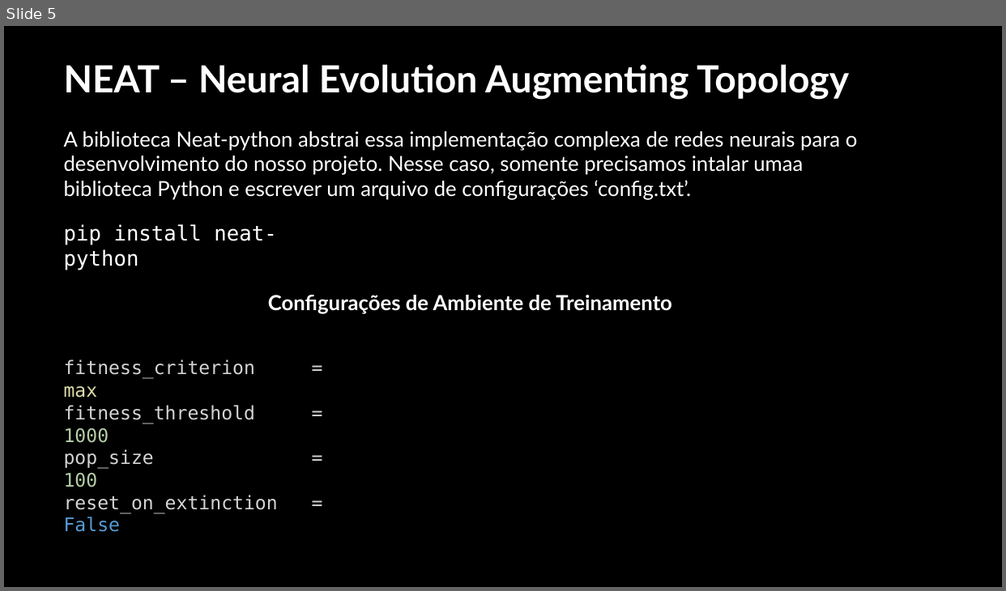
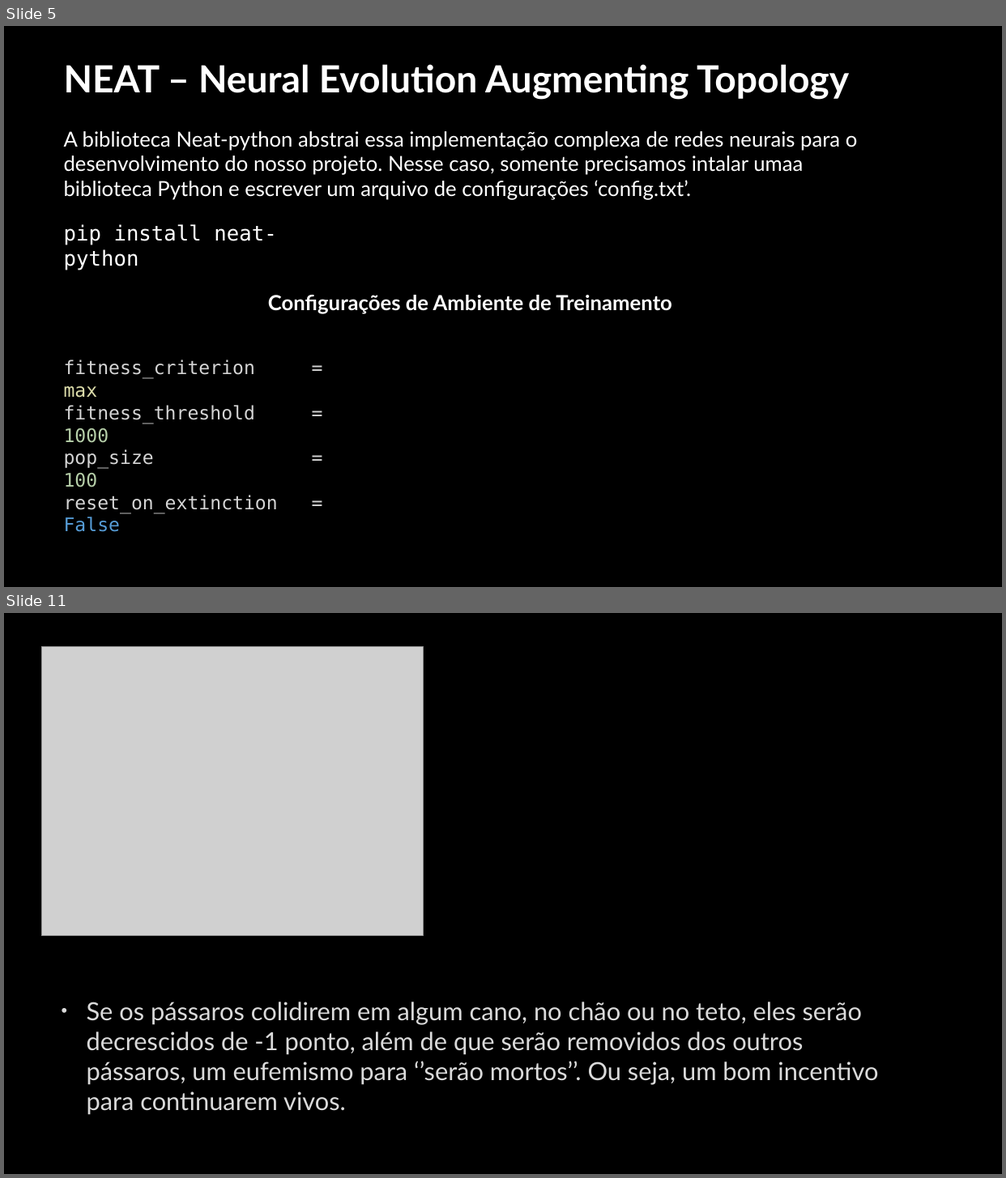
Before and after one commit to PedroPadilhaPortella/IAFlappyBird, a slide deck: FlappyBird.pptx. Shown one above the other, each under a label of ours: slide 5 before the commit, slides 5 and 11 after it; the slides between them are not shown. The pictures are 1006x591 and 1006x1178 pixels, drawn with LibreOffice and Linux fonts; fonts in the diff are those of the drawing; grey boxes stand for pictures; background and template pictures are left out. Boxes give left, top, right and bottom in pixels: in the first picture for what was removed or moved away, otherwise in the second. Text is boxed around its words. In the diff, an @@ line names an element or a change of style, - is before the commit and + after.

```diff
--- a/FlappyBird.pptx
+++ b/FlappyBird.pptx
@@ slide 11 added at (4,613,1002,1174), background picture (left out) @@
@@ picture added at (41,647,424,936) @@
@@ text added at (87,1002,878,1115), 24 pt, text #DADADA @@
+• Se os pássaros colidirem em algum cano, no chão ou no teto, eles serão decrescidos de -1 ponto, além de que serão removidos dos outros pássaros, um eufemismo para ‘’serão mortos’’. Ou seja, um bom incentivo para continuarem vivos.
```
Also in this commit, not shown: 3 slides changed, 5 other slides added, 1 other file.
